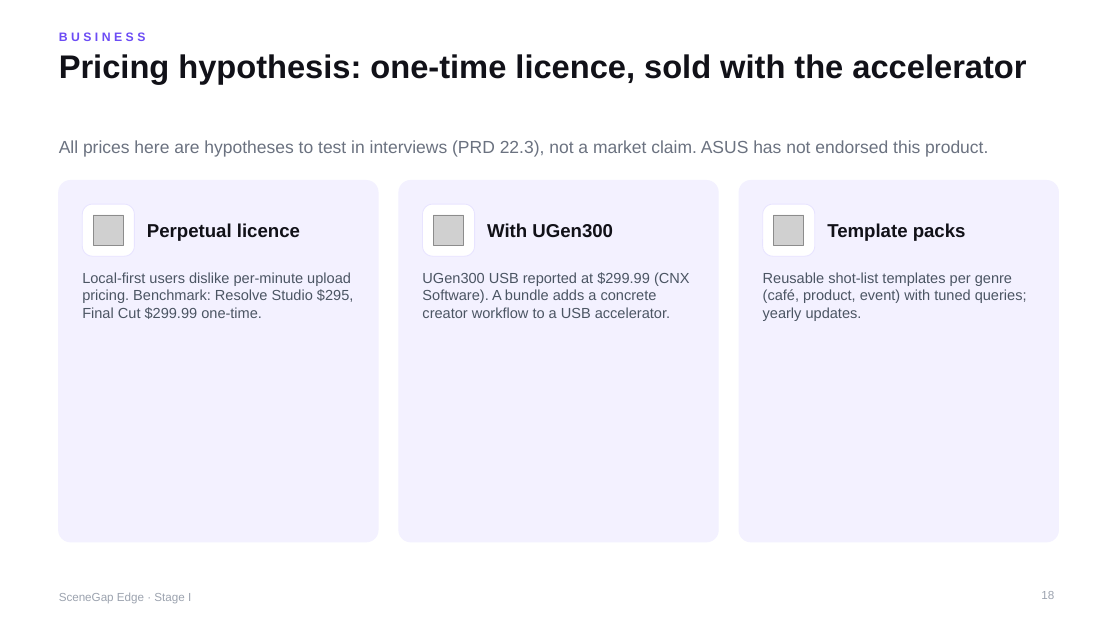
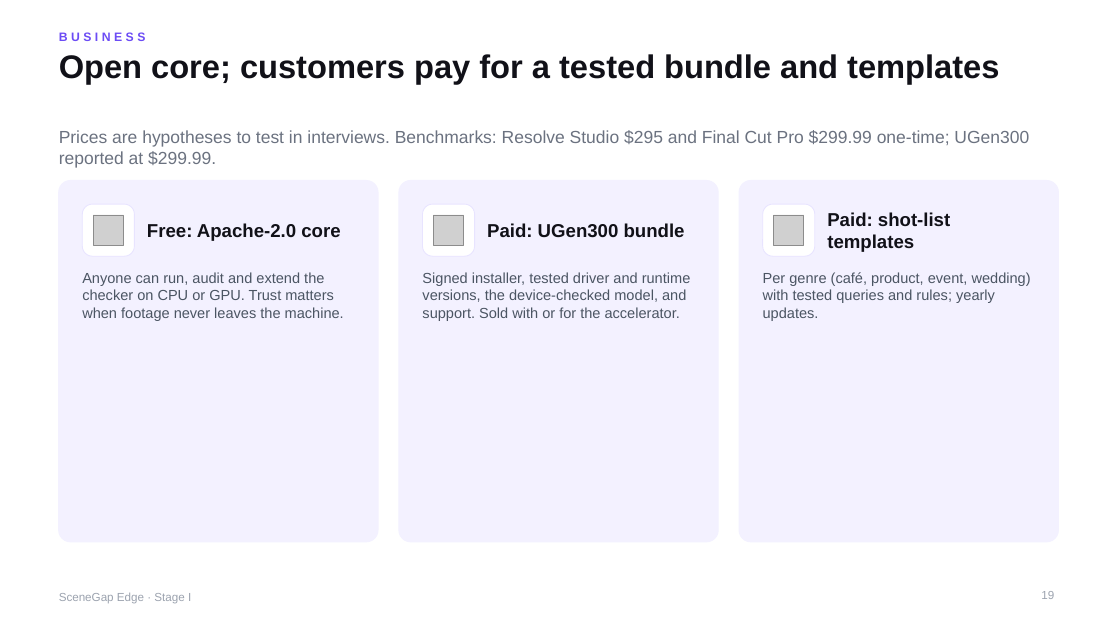
Before and after one commit to yu9bryan/scenegap-edge, a slide deck: slide 19 of docs/deck/SceneGapEdge_StageI_Proposal.pptx (slide 18 before the commit). Drawn at 1120x630 pixels with LibreOffice and Linux fonts; fonts in the diff are those of the drawing; grey boxes stand for pictures. Boxes give left, top, right and bottom in pixels: in the first picture for what was removed or moved away, otherwise in the second. Text is boxed around its words. In the diff, an @@ line names an element or a change of style, - is before the commit and + after.

```diff
--- a/docs/deck/SceneGapEdge_StageI_Proposal.pptx
+++ b/docs/deck/SceneGapEdge_StageI_Proposal.pptx
@@ title at box(59, 54, 999, 84): text changed @@
-Pricing hypothesis: one-time licence, sold with the accelerator
+Open core; customers pay for a tested bundle and templates
@@ text at box(59, 130, 1029, 168): text changed @@
-All prices here are hypotheses to test in interviews (PRD 22.3), not a market claim. ASUS has not endorsed this product.
+Prices are hypotheses to test in interviews. Benchmarks: Resolve Studio $295 and Final Cut Pro $299.99 one-time; UGen300 reported at $299.99.
@@ text at box(147, 223, 340, 241): text changed @@
-Perpetual licence
+Free: Apache-2.0 core
@@ text at box(487, 223, 685, 238): text changed @@
-With UGen300
+Paid: UGen300 bundle
@@ text at box(827, 212, 950, 252): text changed @@
-Template packs
+Paid: shot-list templates
@@ text at box(82, 272, 344, 321): text changed @@
-Local-first users dislike per-minute upload pricing. Benchmark: Resolve Studio $295, Final Cut $299.99 one-time.
+Anyone can run, audit and extend the checker on CPU or GPU. Trust matters when footage never leaves the machine.
@@ text at box(422, 272, 691, 321): text changed @@
-UGen300 USB reported at $299.99 (CNX Software). A bundle adds a concrete creator workflow to a USB accelerator.
+Signed installer, tested driver and runtime versions, the device-checked model, and support. Sold with or for the accelerator.
@@ text at box(763, 272, 1031, 321): text changed @@
-Reusable shot-list templates per genre (café, product, event) with tuned queries; yearly updates.
+Per genre (café, product, event, wedding) with tested queries and rules; yearly updates.
```
Also in this commit, not shown: 21 other slides changed, 4 slides added, 2 slides removed, 16 other files.
